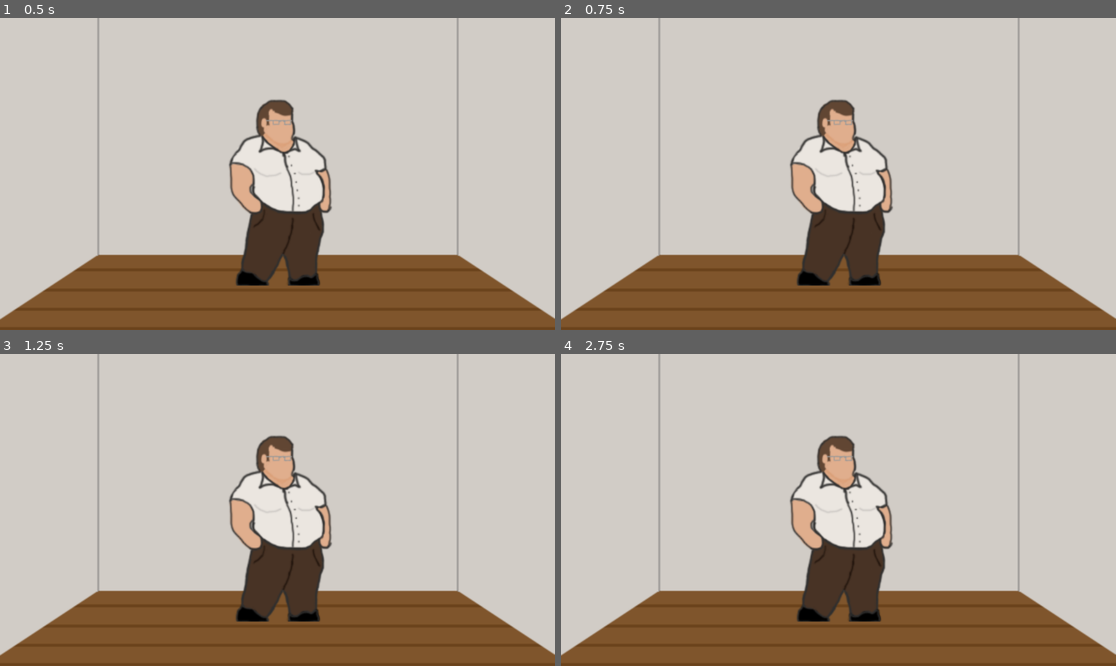
Above: before the commit, frames 1-4 (two rows, left to right).
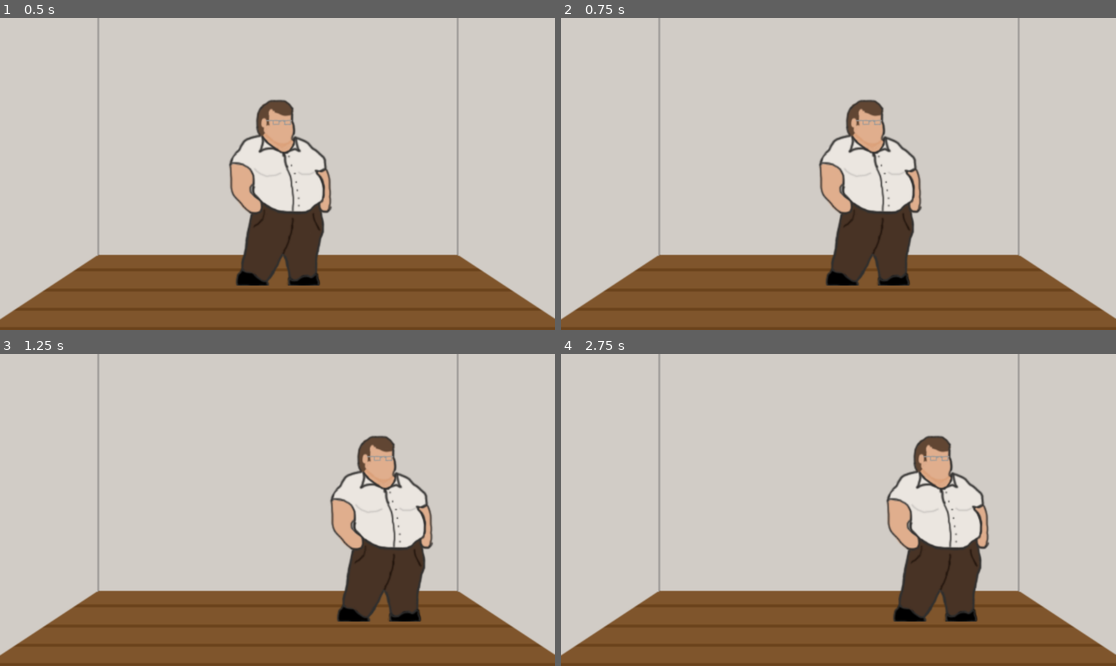
Above: after the commit, the same moments.

Repository: JackIsCool1234/Trapped
Game: Godot game, scene res://scenes/room.tscn
The game is run twice, just before and just after one commit, with the same random seed, the same clock (stepped at 60 frames per second) and the same inputs.
Inputs (mouse positions are in pixels of both pictures, inside the frame that each line leads up to):
- Up to frame 1 (0.5 s): no input
- Up to frame 2 (0.75 s): tap Enter at 0.5 s; move the mouse to (960, 158) at 0.52 s; press the mouse at (960, 158) at 0.53 s
- Up to frame 3 (1.25 s): no input
- Up to frame 4 (2.75 s): move the mouse to (727, 525) at 1.27 s; release the mouse at (727, 525) at 1.28 s; click (727, 525) at 1.35 s; move the mouse to (894, 441) at 2.02 s; press the mouse at (894, 441) at 2.03 s

Frame 1 is identical in both runs. In frame 2, 8.3% of the frame differs, in the area x 41-66%, y 26-86%; in frame 3, 15%, in the area x 41-79%, y 26-86%; in frame 4, 15%.

Commit message:
Update player.gd

Diff:
--- a/Pranked/scripts/player.gd
+++ b/Pranked/scripts/player.gd
@@ -3,7 +3,7 @@
 var destination = Vector2()
 var distance = Vector2()
 
-@export var speed = 250
+@export var speed = 150
 
 var direction = 0
 
@@ -11,8 +11,12 @@
 	destination = position
 
 func _process(delta):
-	if global_position.distance_to(destination) > 50:
+	if global_position.distance_to(destination) > 30:
 		velocity.x = speed * direction
+	else:
+		velocity.x = 0
+
+	move_and_slide()
 
 func _input(event):
 	if Input.is_action_pressed("ui_leftMouseClick"):
@@ -21,3 +25,5 @@
 			direction = -1
 		else:
 			direction = 1
+		print(destination)
+		print(direction)
